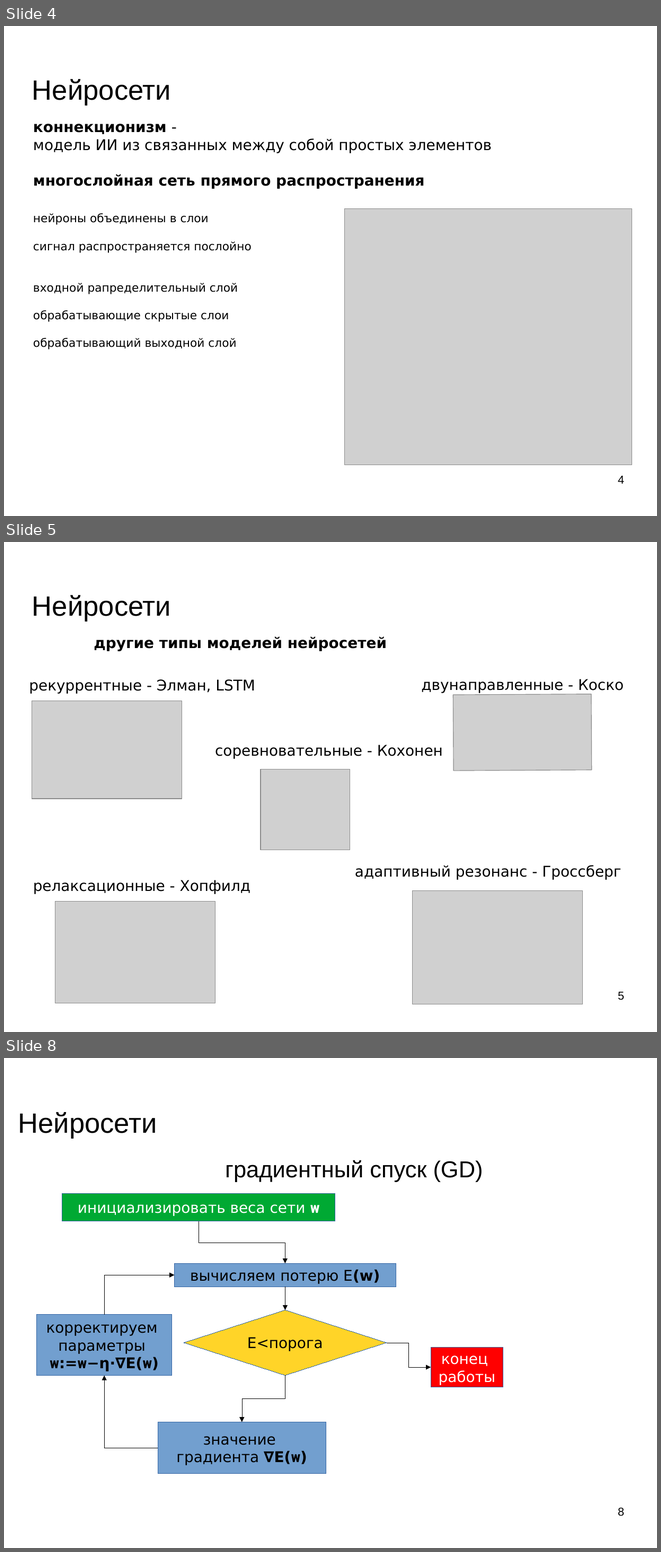
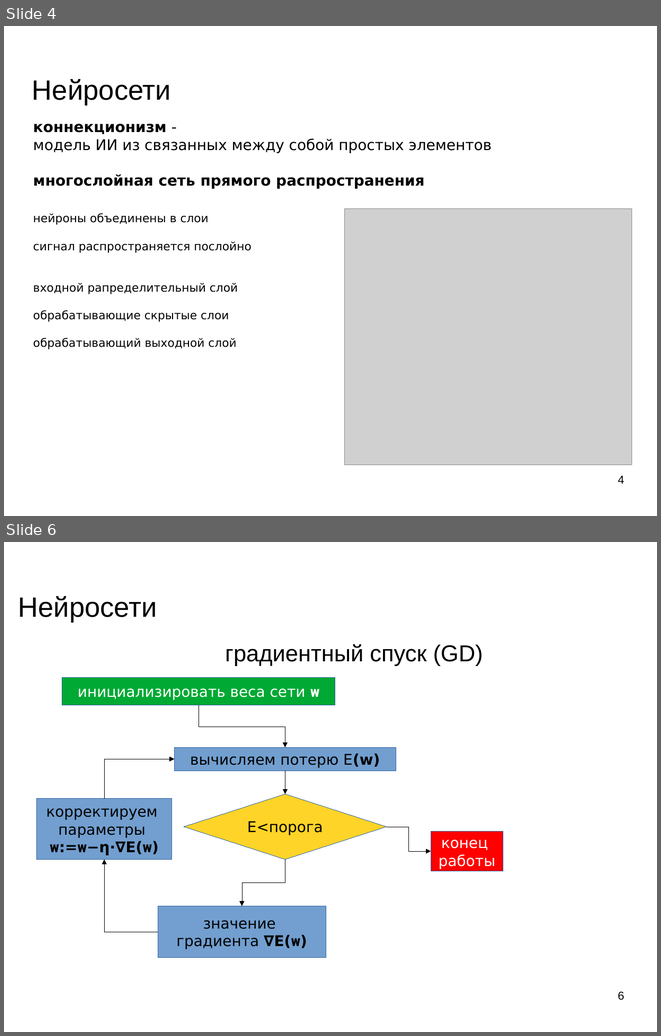
Before and after one commit to mechanoid5/ml_lectorium_legacy, a slide deck: 18-recurrent-ann.odp. Shown one above the other, each under a label of ours: slides 4, 5 and 8 before the commit, slides 4 and 6 after it; the slides between them are not shown. The pictures are 661x1552 and 661x1036 pixels, drawn with LibreOffice and Linux fonts; fonts in the diff are those of the drawing; grey boxes stand for pictures; background and template pictures are left out. Boxes give left, top, right and bottom in pixels: in the first picture for what was removed or moved away, otherwise in the second. Text is boxed around its words. In the diff, an @@ line names an element or a change of style, - is before the commit and + after.

```diff
--- a/18-recurrent-ann.odp
+++ b/18-recurrent-ann.odp
@@ slide 5 removed at (4,542,657,1032), background picture (left out) @@
@@ title removed at (32,595,171,621) @@
-Нейросети
@@ text removed at (94,636,387,651) @@
-другие типы моделей нейросетей
@@ text removed at (29,679,255,693) @@
-рекуррентные - Элман, LSTM
@@ text removed at (421,679,624,693) @@
-двунаправленные - Коско
@@ picture removed at (453,694,592,770) @@
@@ picture removed at (32,701,182,799) @@
@@ text removed at (215,744,443,759) @@
-соревновательные - Кохонен
@@ picture removed at (261,769,350,849) @@
@@ text removed at (355,865,621,880) @@
-адаптивный резонанс - Гроссберг
@@ text removed at (33,880,251,893) @@
-релаксационные - Хопфилд
@@ picture removed at (412,890,582,1004) @@
@@ picture removed at (55,901,215,1003) @@
@@ page number removed at (618,991,624,1000) @@
-5
@@ what was slide 8 is now slide 6 @@
@@ page number at (618,991,624,1000): text changed @@
-8
+6
```
Also in this commit, not shown: 3 slides changed, 7 slides added, 2 other slides removed.
